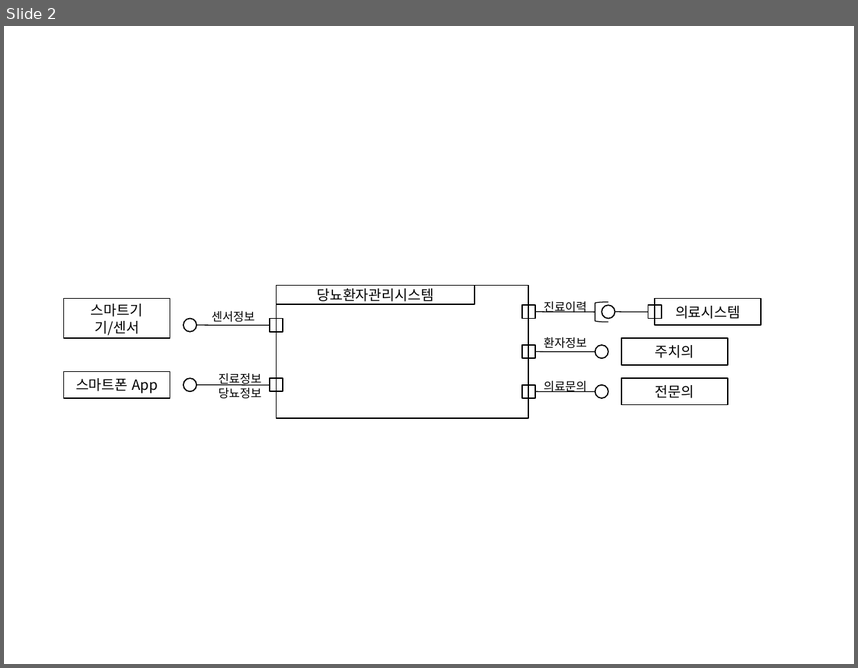
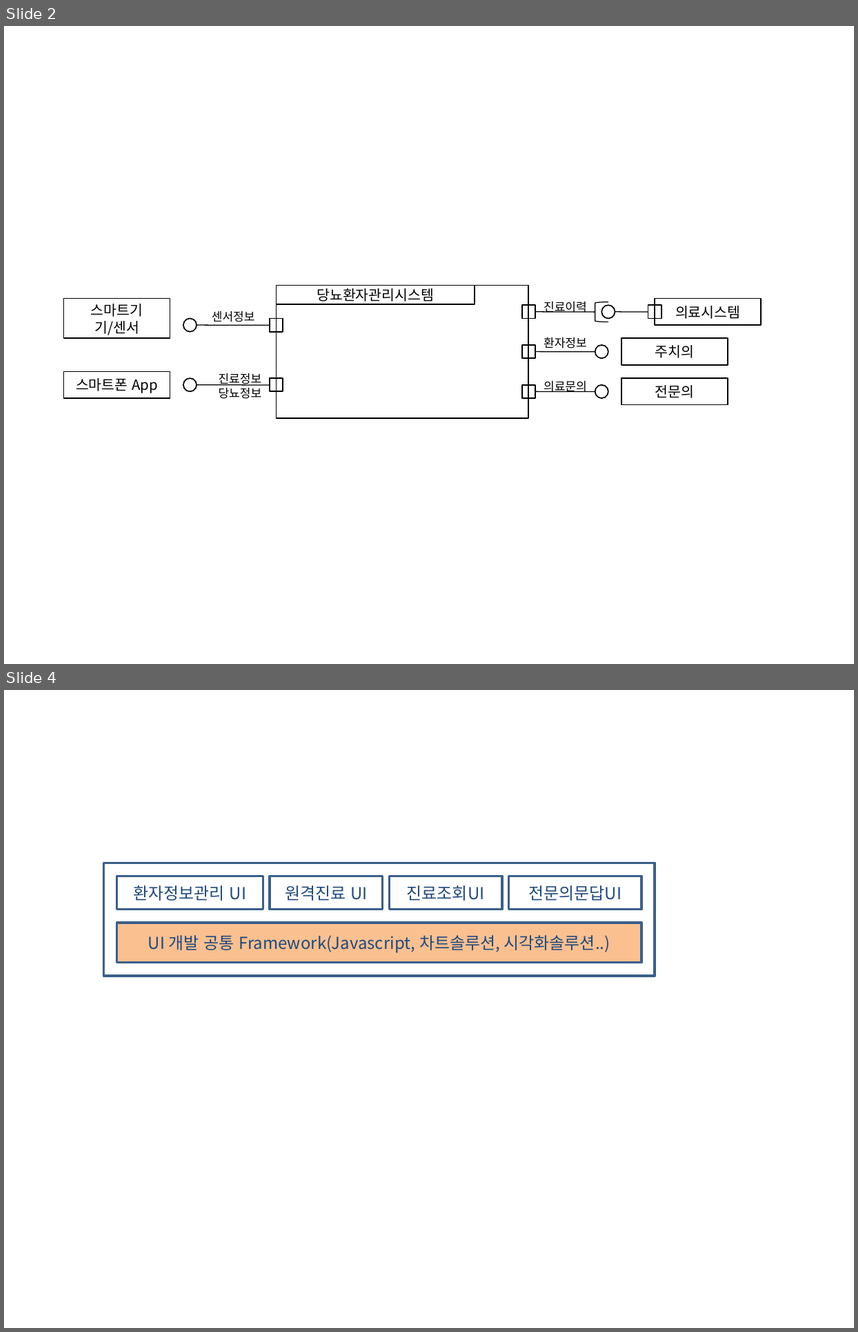
Before and after one commit to parduck/AAproject, a slide deck: 당뇨환자관리시스템_그림.pptx. Shown one above the other, each under a label of ours: slide 2 before the commit, slides 2 and 4 after it; the slides between them are not shown. The pictures are 858x668 and 858x1332 pixels, drawn with LibreOffice and Linux fonts; fonts in the diff are those of the drawing. Boxes give left, top, right and bottom in pixels: in the first picture for what was removed or moved away, otherwise in the second. Text is boxed around its words. In the diff, an @@ line names an element or a change of style, - is before the commit and + after.

```diff
--- a/당뇨환자관리시스템_그림.pptx
+++ b/당뇨환자관리시스템_그림.pptx
@@ slide 4 added at bbox=[4, 690, 854, 1328], background #FFFFFF @@
@@ rectangle added at bbox=[103, 862, 654, 976], outline #3A5F8C 2 pt @@
@@ rectangle added at bbox=[117, 876, 263, 909], outline #3A5F8C 2 pt, 14 pt, text #1F497D @@
+환자정보관리 UI
@@ rectangle added at bbox=[269, 876, 382, 909], outline #3A5F8C 2 pt, 14 pt, text #1F497D @@
+원격진료 UI
@@ rectangle added at bbox=[389, 876, 502, 909], outline #3A5F8C 2 pt, 14 pt, text #1F497D @@
+진료조회UI
@@ rectangle added at bbox=[509, 876, 642, 909], outline #3A5F8C 2 pt, 14 pt, text #1F497D @@
+전문의문답UI
@@ rectangle added at bbox=[117, 922, 642, 962], fill #FAC090, outline #3A5F8C 2 pt, 14 pt, text #1F497D @@
+UI 개발 공통 Framework(Javascript, 차트솔루션, 시각화솔루션..)
```
Also in this commit, not shown: 3 other slides added, 2 other files.
